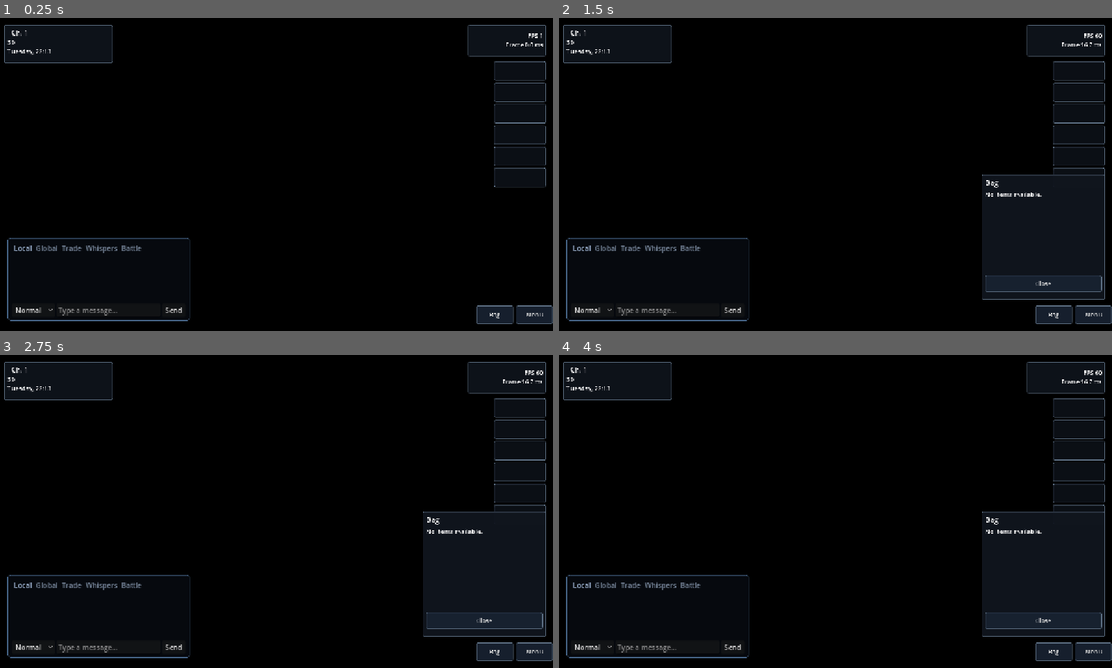
Above: before the commit, frames 1-4 (two rows, left to right).
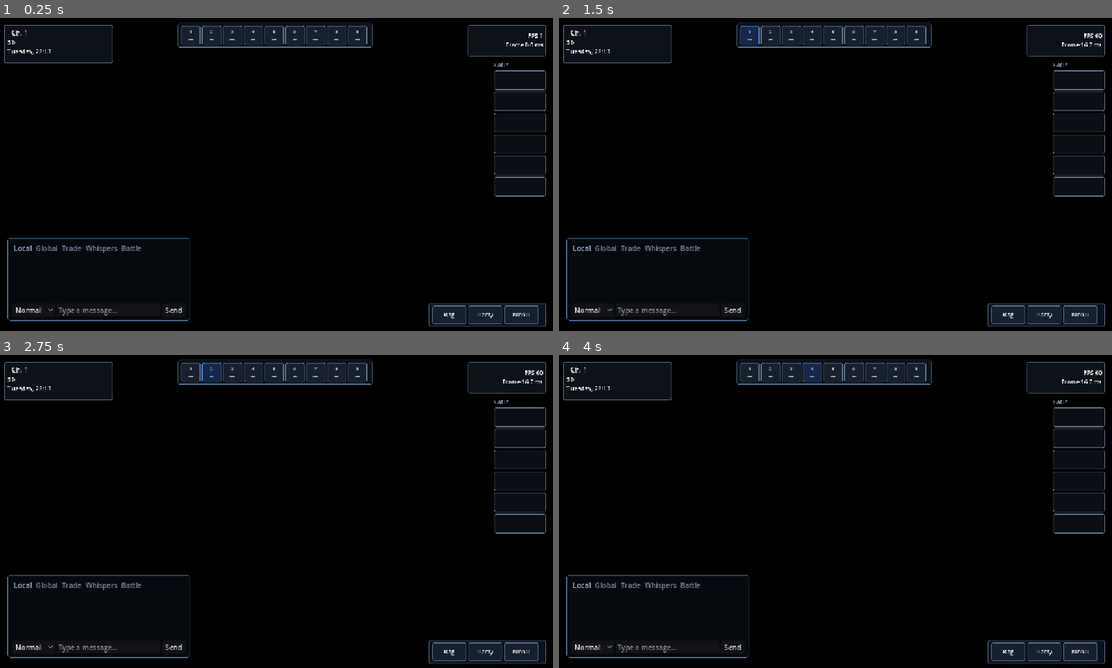
Above: after the commit, the same moments.

Repository: MorenoLand/Moreno.MonWorld-Client
Game: Godot game, scene res://scenes/world.tscn
Two runs of this game, one before a commit and one after it. Both use one fixed random seed, a clock stepped at 60 frames per second and the inputs below. This scene is started directly instead of the project's main scene.
Inputs (mouse positions are in pixels of both pictures, inside the frame that each line leads up to):
- Up to frame 1 (0.25 s): no input
- Up to frame 2 (1.5 s): click (1045, 315) at 0.5 s, where only the run after the commit has a clickable "Party"; click (752, 36) at 1.25 s, where only the run after the commit has a clickable "1 —"
- Up to frame 3 (2.75 s): click (210, 373) at 2 s, where only the run after the commit has a clickable "2 —"
- Up to frame 4 (4 s): click (791, 373) at 2.75 s, where only the run after the commit has a clickable "3 —"; click (813, 373) at 3.5 s, where only the run after the commit has a clickable "4 —"

The runs differ from the first frame. In frame 1, 4.5% of the frame differs, in the area x 32-100%, y 1-99%; in frame 2, 13%; in frame 3, 13%; in frame 4, 13%.

Commit message:
Improve world HUD and held movement

Diff:
--- a/project.godot
+++ b/project.godot
@@ -25,6 +25,7 @@
 window/size/window_width_override=1280
 window/size/window_height_override=720
 window/stretch/mode="canvas_items"
+window/stretch/aspect="expand"
 
 [openmmo]
 
--- a/scripts/content/map_play_canvas.gd
+++ b/scripts/content/map_play_canvas.gd
@@ -54,6 +54,7 @@
 var movement_retry_elapsed: float = 0.0
 var move_request_pending: bool = false
 var move_request_elapsed: float = 0.0
+var movement_prediction_pending: bool = false
 var world_entities: Array = []
 var authoritative_state: bool = false
 var dialogue_active: bool = false
@@ -290,7 +291,10 @@
 		move_request_pending = false
 		move_request_elapsed = 0.0
 	if authoritative_state and has_spawn and next_position == pending_position and movement_active:
+		movement_prediction_pending = false
 		pending_elevation = elevation
+		return
+	if authoritative_state and has_spawn and next_position == player_position and movement_active and movement_prediction_pending:
 		return
 	if authoritative_state and has_spawn and next_position == player_position:
 		player_elevation = elevation
@@ -489,6 +493,23 @@
 			return false
 		if not GameState.send_input(_direction_name(direction), player_position.x, player_position.y):
 			return false
+		pending_map_id = str(result.get("map_id", map_id))
+		pending_position = Vector2i(int(result.get("x", player_position.x)), int(result.get("y", player_position.y)))
+		pending_elevation = int(result.get("elevation", player_elevation))
+		movement_stair = bool(result.get("stair", false))
+		movement_stair_behavior = int(result.get("stair_behavior", 0))
+		movement_door = bool(result.get("door", false)) and not movement_stair
+		pending_warp = result.get("warp", {}) if movement_stair or movement_door else {}
+		movement_start = Vector2(player_position)
+		movement_target = movement_start + _direction_vector(direction) if pending_map_id != map_id else Vector2(pending_position)
+		movement_jump = bool(result.get("jump", false))
+		movement_elapsed = 0.0
+		movement_duration = 0.24 if movement_stair else DOOR_ANIMATION_DURATION if movement_door else 0.32 if movement_jump else NORMAL_STEP_DURATION
+		door_progress = 0.0
+		movement_prediction_pending = true
+		movement_active = true
+		sound_requested.emit("door" if movement_door else "step")
+		queue_redraw()
 		move_request_pending = true
 		move_request_elapsed = 0.0
 		return true
@@ -525,6 +546,13 @@
 		if move_request_elapsed >= 0.35:
 			move_request_pending = false
 			move_request_elapsed = 0.0
+			if movement_prediction_pending and movement_active:
+				movement_active = false
+				movement_prediction_pending = false
+				player_position = Vector2i(movement_start)
+				pending_map_id = ""
+				pending_warp = {}
+				queue_redraw()
 	if not movement_active:
 		if held_direction != 0:
 			movement_retry_elapsed += delta
--- a/scripts/world/hud.gd
+++ b/scripts/world/hud.gd
@@ -11,9 +11,15 @@
 var party_box: VBoxContainer
 var party_labels: Array = []
 var action_bar: HBoxContainer
+var action_panel: PanelContainer
+var hotbar_panel: PanelContainer
+var hotkey_slots: Array = []
+var hotkey_selected: int = -1
 var bag_panel: PanelContainer
 var menu_panel: PanelContainer
 var bag_label: Label
+var bag_tab_buttons: Array = []
+var bag_category: String = "Items"
 var current_content
 var current_map_id: String = ""
 var current_state: Dictionary = {}
@@ -64,12 +70,18 @@
 	party_box.offset_left = -136.0
 	party_box.offset_top = 100.0
 	party_box.offset_right = -16.0
+	party_box.custom_minimum_size = Vector2(112.0, 0.0)
 	party_box.add_theme_constant_override("separation", 5)
 	party_box.mouse_filter = Control.MOUSE_FILTER_IGNORE
 	add_child(party_box)
+	var party_title: Label = Label.new()
+	party_title.text = "PARTY"
+	party_title.add_theme_font_size_override("font_size", 11)
+	party_title.add_theme_color_override("font_color", Color("b8cbe0"))
+	party_box.add_child(party_title)
 	for index in range(PARTY_COUNT):
 		var slot: PanelContainer = PanelContainer.new()
-		slot.custom_minimum_size = Vector2(120.0, 44.0)
+		slot.custom_minimum_size = Vector2(112.0, 44.0)
 		slot.add_theme_stylebox_override("panel", _panel_style(Color("10151eb8"), Color("5f7185")))
 		var label: Label = Label.new()
 		label.horizontal_alignment = HORIZONTAL_ALIGNMENT_CENTER
@@ -91,29 +103,68 @@
 	stats_label.vertical_alignment = VERTICAL_ALIGNMENT_CENTER
 	stats_label.add_theme_font_size_override("font_size", 13)
 	stats_panel.add_child(stats_label)
+	action_panel = PanelContainer.new()
+	action_panel.set_anchors_preset(Control.PRESET_BOTTOM_RIGHT)
+	action_panel.offset_left = -286.0
+	action_panel.offset_top = -64.0
+	action_panel.offset_right = -16.0
+	action_panel.offset_bottom = -16.0
+	action_panel.z_index = 5
+	action_panel.mouse_filter = Control.MOUSE_FILTER_STOP
+	action_panel.add_theme_stylebox_override("panel", _panel_style(Color("0b1420e8"), Color("5d7288")))
+	add_child(action_panel)
 	action_bar = HBoxContainer.new()
-	action_bar.set_anchors_preset(Control.PRESET_BOTTOM_RIGHT)
-	action_bar.offset_left = -176.0
-	action_bar.offset_top = -58.0
-	action_bar.offset_right = -16.0
-	action_bar.offset_bottom = -16.0
-	action_bar.add_theme_constant_override("separation", 6)
-	action_bar.mouse_filter = Control.MOUSE_FILTER_STOP
-	add_child(action_bar)
+	action_bar.add_theme_constant_override("separation", 5)
+	action_panel.add_child(action_bar)
 	var bag_button: Button = _make_button("Bag")
+	bag_button.custom_minimum_size = Vector2(78.0, 42.0)
 	bag_button.pressed.connect(toggle_bag)
 	action_bar.add_child(bag_button)
+	var party_action_button: Button = _make_button("Party")
+	party_action_button.custom_minimum_size = Vector2(78.0, 42.0)
+	party_action_button.pressed.connect(_on_party_pressed)
+	action_bar.add_child(party_action_button)
 	var menu_button: Button = _make_button("Menu")
+	menu_button.custom_minimum_size = Vector2(78.0, 42.0)
 	menu_button.pressed.connect(toggle_menu)
 	action_bar.add_child(menu_button)
+	hotbar_panel = PanelContainer.new()
+	hotbar_panel.set_anchors_preset(Control.PRESET_CENTER_TOP)
+	hotbar_panel.offset_left = -224.0
+	hotbar_panel.offset_top = 12.0
+	hotbar_panel.offset_right = 224.0
+	hotbar_panel.offset_bottom = 64.0
+	hotbar_panel.z_index = 5
+	hotbar_panel.mouse_filter = Control.MOUSE_FILTER_STOP
+	hotbar_panel.add_theme_stylebox_override("panel", _panel_style(Color("0b1420e8"), Color("5d7288")))
+	add_child(hotbar_panel)
+	var hotbar: HBoxContainer = HBoxContainer.new()
+	hotbar.add_theme_constant_override("separation", 4)
+	hotbar_panel.add_child(hotbar)
+	for index in range(9):
+		var hotkey_button: Button = _make_hotkey_button(index)
+		hotkey_slots.append(hotkey_button)
+		hotbar.add_child(hotkey_button)
 	bag_panel = _make_popup_panel("Bag")
 	bag_panel.set_anchors_preset(Control.PRESET_BOTTOM_RIGHT)
 	bag_panel.offset_left = -300.0
-	bag_panel.offset_top = -360.0
+	bag_panel.offset_top = -410.0
 	bag_panel.offset_right = -16.0
 	bag_panel.offset_bottom = -72.0
 	add_child(bag_panel)
 	var bag_box: VBoxContainer = bag_panel.get_child(0) as VBoxContainer
+	var bag_tabs: HBoxContainer = HBoxContainer.new()
+	bag_tabs.add_theme_constant_override("separation", 3)
+	bag_box.add_child(bag_tabs)
+	for category in ["Items", "Key", "Balls", "TMs", "Berries"]:
+		var tab: Button = _make_button(category)
+		tab.custom_minimum_size = Vector2(0.0, 30.0)
+		tab.size_flags_horizontal = Control.SIZE_EXPAND_FILL
+		tab.add_theme_font_size_override("font_size", 11)
+		tab.set_meta("bag_category", category)
+		tab.pressed.connect(_select_bag_category.bind(category))
+		bag_tab_buttons.append(tab)
+		bag_tabs.add_child(tab)
 	bag_label = Label.new()
 	bag_label.custom_minimum_size = Vector2(260.0, 190.0)
 	bag_label.vertical_alignment = VERTICAL_ALIGNMENT_TOP
@@ -154,6 +205,46 @@
 	button.add_theme_stylebox_override("pressed", _panel_style(Color("314b6be8"), Color("a7c8ed")))
 	return button
 
+func _select_bag_category(category: String) -> void:
+	bag_category = category
+	_refresh_bag()
+
+func _make_hotkey_button(index: int) -> Button:
+	var button: Button = _make_button("%d\n—" % (index + 1))
+	button.custom_minimum_size = Vector2(44.0, 42.0)
+	button.add_theme_font_size_override("font_size", 11)
+	button.pressed.connect(_on_hotkey_pressed.bind(index))
+	return button
+
+func _on_hotkey_pressed(index: int) -> void:
+	if index < 0 or index >= hotkey_slots.size():
+		return
+	hotkey_selected = index
+	_refresh_hotbar()
+
+func activate_hotkey(index: int) -> void:
+	_on_hotkey_pressed(index)
+
+func _refresh_hotbar() -> void:
+	if hotkey_slots.is_empty():
+		return
+	var values: Variant = current_state.get("hotbar", current_state.get("hotkeys", []))
+	if not values is Array:
+		values = []
+	for index in range(hotkey_slots.size()):
+		var item_name: String = ""
+		if index < (values as Array).size():
+			var slot_value: Variant = (values as Array)[index]
+			if slot_value is Dictionary:
+				var slot: Dictionary = slot_value
+				item_name = str(slot.get("name", slot.get("item_name", ""))).strip_edges()
+			elif slot_value is String:
+				item_name = str(slot_value).strip_edges()
+		var display_name: String = item_name.left(5) if not item_name.is_empty() else "—"
+		var button: Button = hotkey_slots[index] as Button
+		button.text = "%d\n%s" % [index + 1, display_name]
+		button.modulate = Color("9fc3ff") if index == hotkey_selected else Color.WHITE
+
 func _make_popup_panel(title_value: String) -> PanelContainer:
 	var panel: PanelContainer = PanelContainer.new()
 	panel.z_index = 10
@@ -222,13 +313,26 @@
 func _refresh_bag() -> void:
 	if bag_label == null:
 		return
+	for tab_value in bag_tab_buttons:
+		var tab: Button = tab_value as Button
+		tab.modulate = Color("9fc3ff") if str(tab.get_meta("bag_category", "")) == bag_category else Color.WHITE
 	var items: Variant = current_state.get("bag", current_state.get("inventory", current_state.get("items", [])))
+	var category_container: bool = false
+	if items is Dictionary:
+		var item_groups: Dictionary = items
+		for category_key in _bag_category_keys():
+			if item_groups.has(category_key):
+				items = item_groups[category_key]
+				category_container = true
+				break
 	var lines: Array[String] = []
 	if items is Array:
 		for item_value in items:
 			if not item_value is Dictionary:
 				continue
 			var item: Dictionary = item_value
+			if not _bag_item_matches_category(item, category_container):
+				continue
 			var item_name: String = str(item.get("name", item.get("item_name", "Item"))).strip_edges()
 			var quantity: int = int(item.get("quantity", item.get("count", 1)))
 			lines.append("%s  x%d" % [item_name if not item_name.is_empty() else "Item", quantity])
@@ -237,12 +341,35 @@
 			var item_value: Variant = items[item_key]
 			if item_value is Dictionary:
 				var item: Dictionary = item_value
+				if not _bag_item_matches_category(item, category_container):
+					continue
 				var item_name: String = str(item.get("name", item.get("item_name", item_key))).strip_edges()
 				var quantity: int = int(item.get("quantity", item.get("count", 1)))
 				lines.append("%s  x%d" % [item_name if not item_name.is_empty() else str(item_key), quantity])
-			else:
+			elif bag_category == "Items":
 				lines.append("%s  x%d" % [str(item_key), int(item_value)])
 	bag_label.text = "\n".join(lines) if not lines.is_empty() else "No items available."
+
+func _bag_category_keys() -> Array:
+	match bag_category:
+		"Key": return ["key", "key_items", "keyitems"]
+		"Balls": return ["balls", "pokeballs", "poke_balls"]
+		"TMs": return ["tms", "tm_hm", "tmhm"]
+		"Berries": return ["berries", "berry"]
+	return ["items", "item"]
+
+func _bag_item_matches_category(item: Dictionary, category_container: bool) -> bool:
+	if category_container:
+		return true
+	var raw_category: String = str(item.get("category", item.get("tab", ""))).strip_edges().to_lower()
+	if raw_category.is_empty():
+		return bag_category == "Items"
+	match bag_category:
+		"Key": return raw_category in ["key", "key_item", "key_items"]
+		"Balls": return raw_category in ["ball", "balls", "pokeball", "pokeballs"]
+		"TMs": return raw_category in ["tm", "tms", "hm", "tm_hm"]
+		"Berries": return raw_category in ["berry", "berries"]
+	return raw_category in ["item", "items", "medicine", "held"]
 
 func _refresh_stats() -> void:
 	if stats_label == null:
@@ -268,6 +395,7 @@
 		var member: Variant = current_party[index] if index < current_party.size() else {}
 		party_label.text = _party_slot_text(member as Dictionary) if member is Dictionary else ""
 	_refresh_bag()
+	_refresh_hotbar()
 
 func _refresh_time() -> void:
 	if time_label == null:
--- a/scripts/world/world.gd
+++ b/scripts/world/world.gd
@@ -380,6 +380,12 @@
 			hud.toggle_menu()
 		get_viewport().set_input_as_handled()
 		return
+	var hotkey_slot: int = _hotkey_slot_for_key(key_event.keycode)
+	if hotkey_slot >= 0 and key_event.pressed and not key_event.echo:
+		if hud != null:
+			hud.activate_hotkey(hotkey_slot)
+		get_viewport().set_input_as_handled()
+		return
 	if key_event.keycode == KEY_F and key_event.pressed and not key_event.echo:
 		get_viewport().set_input_as_handled()
 		if dialogue_overlay == null or not dialogue_overlay.is_open():
@@ -413,3 +419,16 @@
 	held_input = direction
 	held_input_elapsed = 0.0
 	map_view.request_move(direction)
+
+func _hotkey_slot_for_key(keycode: int) -> int:
+	match keycode:
+		KEY_1: return 0
+		KEY_2: return 1
+		KEY_3: return 2
+		KEY_4: return 3
+		KEY_5: return 4
+		KEY_6: return 5
+		KEY_7: return 6
+		KEY_8: return 7
+		KEY_9: return 8
+	return -1
